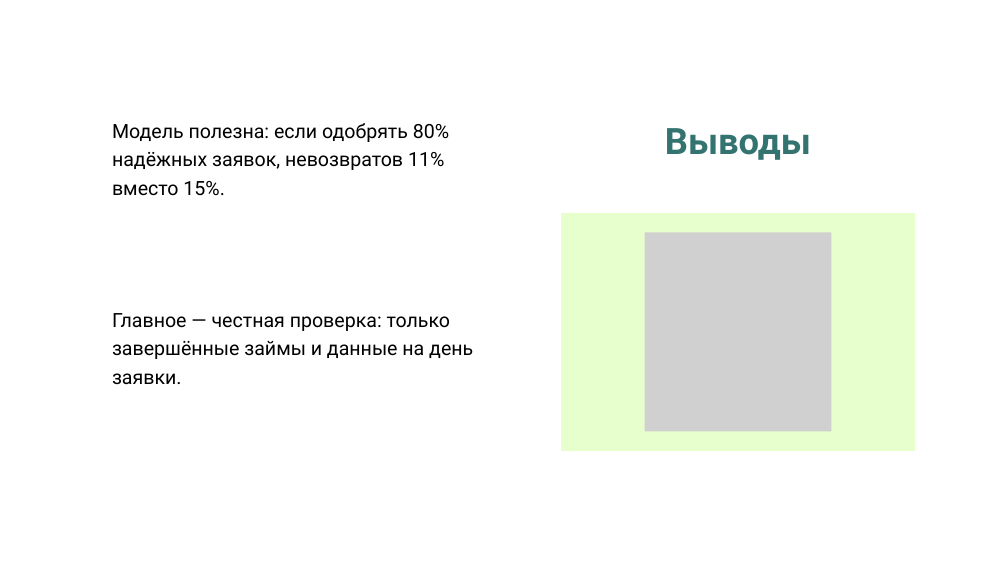
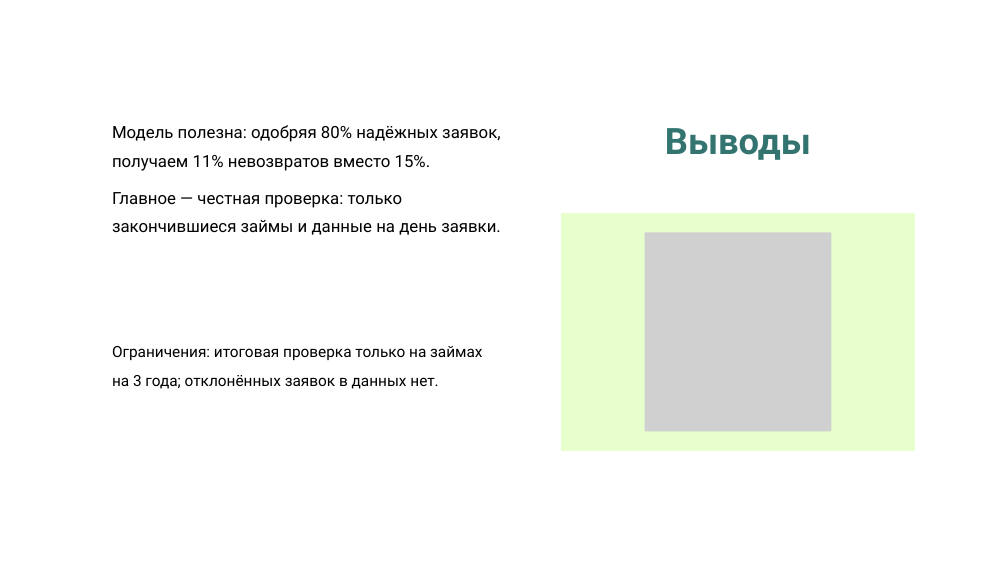
Before and after one commit to yersaa/Loan_default_prediction, a slide deck: slide 16 of docs/presentation.pptx. Drawn at 1008x567 pixels with LibreOffice and Linux fonts; fonts in the diff are those of the drawing; grey boxes stand for pictures. Boxes give left, top, right and bottom in pixels: in the first picture for what was removed or moved away, otherwise in the second. Text is boxed around its words. In the diff, an @@ line names an element or a change of style, - is before the commit and + after.

```diff
--- a/docs/presentation.pptx
+++ b/docs/presentation.pptx
@@ text at bbox=[112, 125, 501, 235]: text changed; size 28 to 24 pt @@
-Модель полезна: если одобрять 80% надёжных заявок, невозвратов 11% вместо 15%.
+Модель полезна: одобряя 80% надёжных заявок, получаем 11% невозвратов вместо 15%.
+Главное — честная проверка: только закончившиеся займы и данные на день заявки.
@@ text at bbox=[112, 346, 482, 389]: text changed; size 28 to 22 pt @@
-Главное — честная проверка: только завершённые займы и данные на день заявки.
+Ограничения: итоговая проверка только на займах на 3 года; отклонённых заявок в данных нет.
```
Also in this commit, not shown: 10 other slides changed, 1 slide added, 10 other files.
